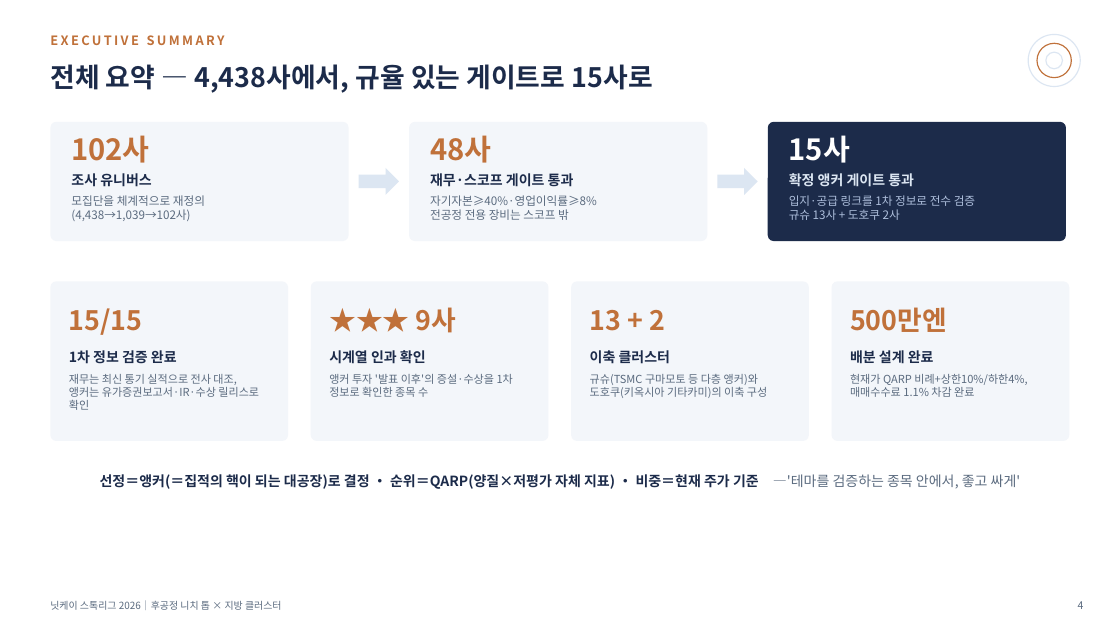
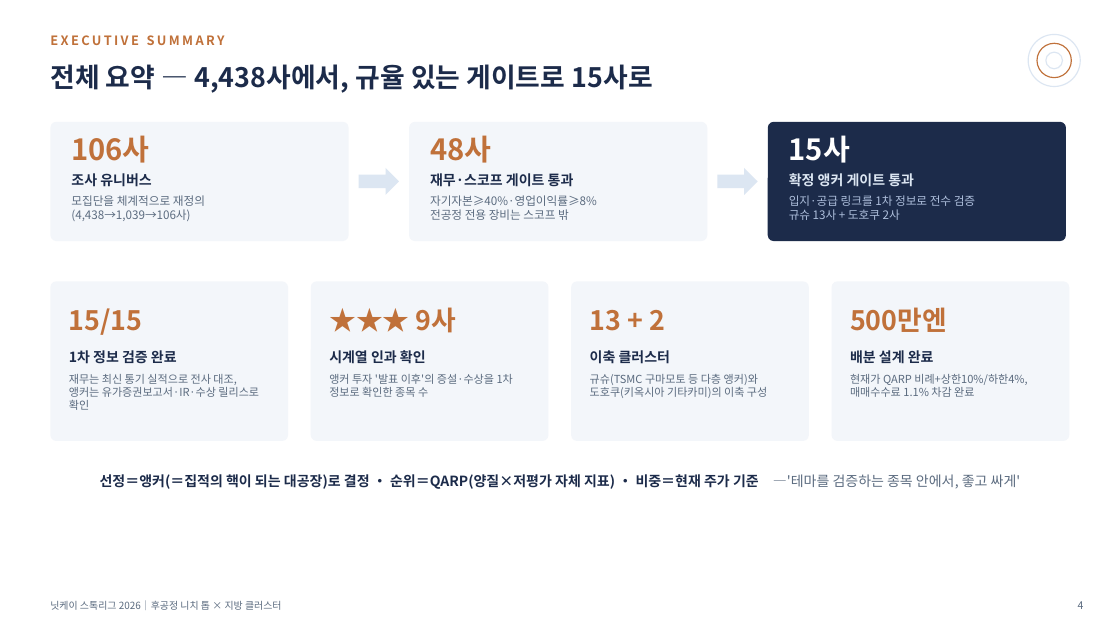
Before and after one commit to RenatusAuctor/nikkei-stock-league, a slide deck: slide 4 of 닛케이스톡리그_성과보고_한국어.pptx. Drawn at 1120x630 pixels with LibreOffice and Linux fonts; fonts in the diff are those of the drawing. Boxes give left, top, right and bottom in pixels: in the first picture for what was removed or moved away, otherwise in the second. Text is boxed around its words. In the diff, an @@ line names an element or a change of style, - is before the commit and + after.

```diff
--- a/닛케이스톡리그_성과보고_한국어.pptx
+++ b/닛케이스톡리그_성과보고_한국어.pptx
@@ text at box(71, 135, 149, 163): text changed @@
-102사
+106사
@@ text at box(71, 209, 190, 221): text changed @@
-(4,438→1,039→102사)
+(4,438→1,039→106사)
```
Also in this commit, not shown: 3 other slides changed, 7 other files.
